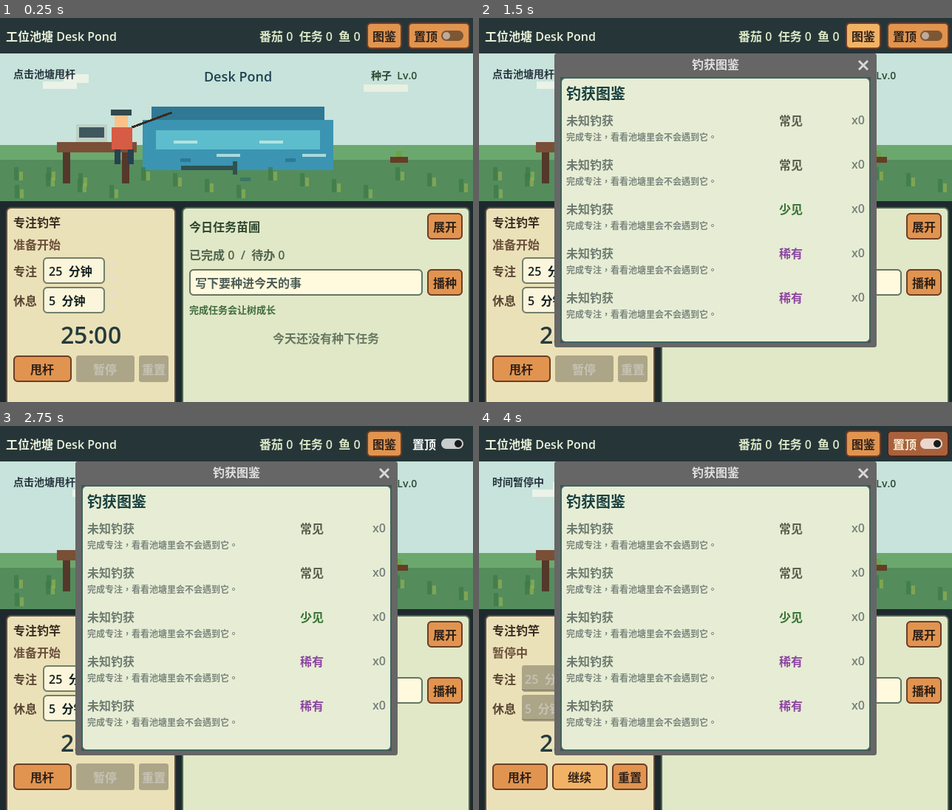
Above: before the commit, frames 1-4 (two rows, left to right).
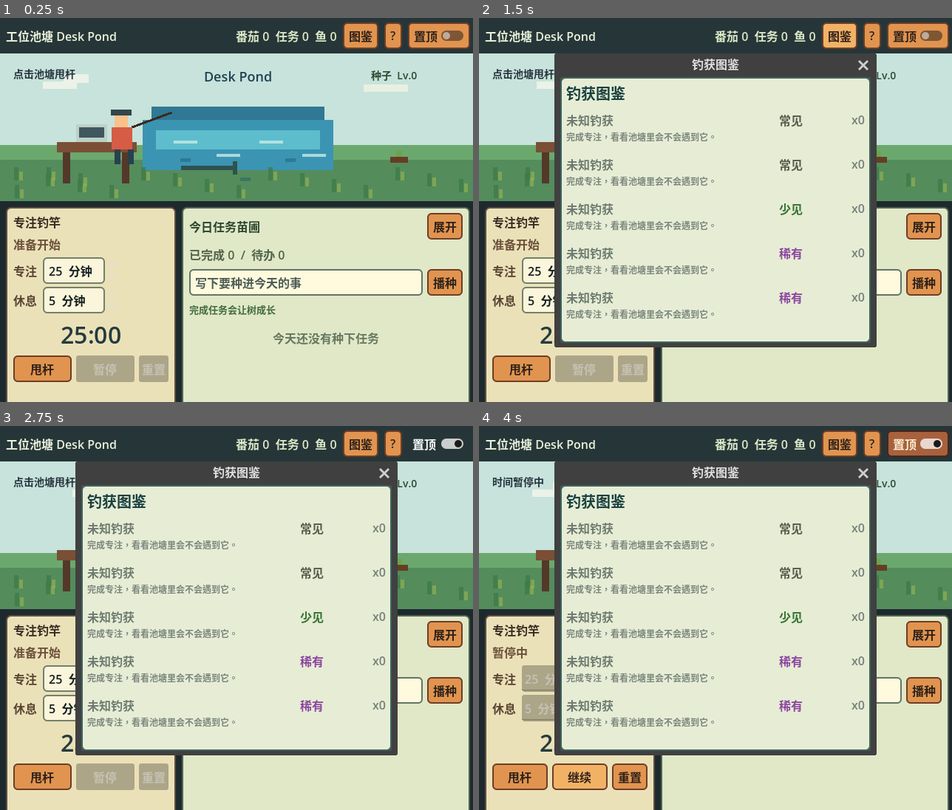
Above: after the commit, the same moments.

Repository: Mr-Salticidae/desk-pond
Game: Godot game, scene res://scenes/Main.tscn
The game is run twice, just before and just after one commit, with the same random seed, the same clock (stepped at 60 frames per second) and the same inputs.
Inputs (mouse positions are in pixels of both pictures, inside the frame that each line leads up to):
- Up to frame 1 (0.25 s): no input
- Up to frame 2 (1.5 s): click (871, 37) at 0.5 s, where only the run after the commit has a clickable "?"; click "图鉴" at 1.25 s
- Up to frame 3 (2.75 s): click "置顶" at 2 s
- Up to frame 4 (4 s): click "甩杆" at 2.75 s; click "暂停" at 3.5 s

The runs differ from the first frame. In frame 1, 1.0% of the frame differs, in the area x 49-84%, y 1-9%; in frame 2, 7.6%, in the area x 15-85%, y 1-86%; in frame 3, 7.5%; in frame 4, 7.5%.

Commit message:
Add in-app help and refresh README

Diff:
--- a/scripts/main.gd
+++ b/scripts/main.gd
@@ -21,6 +21,7 @@
 var always_on_top_button: CheckButton
 var collection_window: Window
 var collection_list: VBoxContainer
+var help_window: Window
 
 func _ready() -> void:
 	get_window().min_size = Vector2i(640, 520)
@@ -78,6 +79,12 @@
 	collection_button.pressed.connect(_open_collection_window)
 	top_bar.add_child(collection_button)
 
+	var help_button := Button.new()
+	help_button.text = "?"
+	help_button.tooltip_text = "查看玩法说明"
+	help_button.pressed.connect(_open_help_window)
+	top_bar.add_child(help_button)
+
 	always_on_top_button = CheckButton.new()
 	always_on_top_button.text = "置顶"
 	always_on_top_button.button_pressed = bool(save_data["settings"].get("always_on_top", false))
@@ -117,6 +124,7 @@
 	reward_popup = RewardPopupScene.instantiate()
 	add_child(reward_popup)
 	_build_collection_window()
+	_build_help_window()
 
 func _setup_modules() -> void:
 	fishing_manager.set_fish_count(save_data.get("fish_count", {}))
@@ -228,6 +236,51 @@
 	collection_list.add_theme_constant_override("separation", 6)
 	collection_list.size_flags_horizontal = Control.SIZE_EXPAND_FILL
 	scroll.add_child(collection_list)
+
+func _open_help_window() -> void:
+	if help_window == null:
+		_build_help_window()
+	help_window.popup_centered()
+
+func _build_help_window() -> void:
+	if help_window != null:
+		return
+	help_window = Window.new()
+	help_window.title = "玩法说明"
+	help_window.size = Vector2i(420, 360)
+	help_window.visible = false
+	help_window.close_requested.connect(help_window.hide)
+	add_child(help_window)
+
+	var panel := PanelContainer.new()
+	panel.set_anchors_and_offsets_preset(Control.PRESET_FULL_RECT)
+	panel.add_theme_stylebox_override("panel", _make_stylebox(Color(0.93, 0.91, 0.78), Color(0.30, 0.37, 0.31), 2, 6))
+	help_window.add_child(panel)
+
+	var root := VBoxContainer.new()
+	root.add_theme_constant_override("separation", 10)
+	panel.add_child(root)
+
+	var title := Label.new()
+	title.text = "工位池塘怎么玩"
+	title.add_theme_font_size_override("font_size", 20)
+	title.add_theme_color_override("font_color", Color(0.12, 0.22, 0.20))
+	root.add_child(title)
+
+	var tips := [
+		"点击池塘水面，或按“甩杆”，开始一次专注。",
+		"专注和休息时间可以在左侧直接调整，开始后会锁定。",
+		"专注完成会自动钓获奖励，并进入休息倒计时。",
+		"写下今日任务，完成任务会让右侧的小树成长。",
+		"任务多时点“展开”，打开完整代办清单。",
+		"点“图鉴”查看钓到过的鱼和收集进度。"
+	]
+	for tip in tips:
+		var label := Label.new()
+		label.text = "· %s" % tip
+		label.autowrap_mode = TextServer.AUTOWRAP_WORD_SMART
+		label.add_theme_color_override("font_color", Color(0.20, 0.29, 0.27))
+		root.add_child(label)
 
 func _render_collection() -> void:
 	if collection_list == null or fishing_manager == null:
Not shown, changed: README.md
